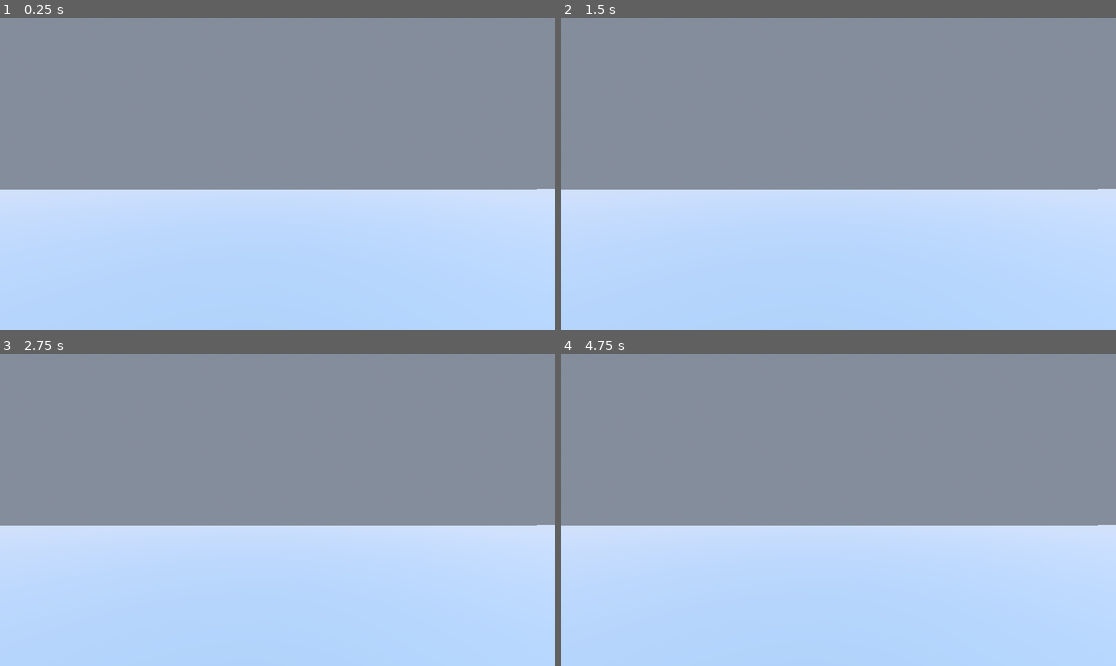
Above: before the commit, frames 1-4 (two rows, left to right).
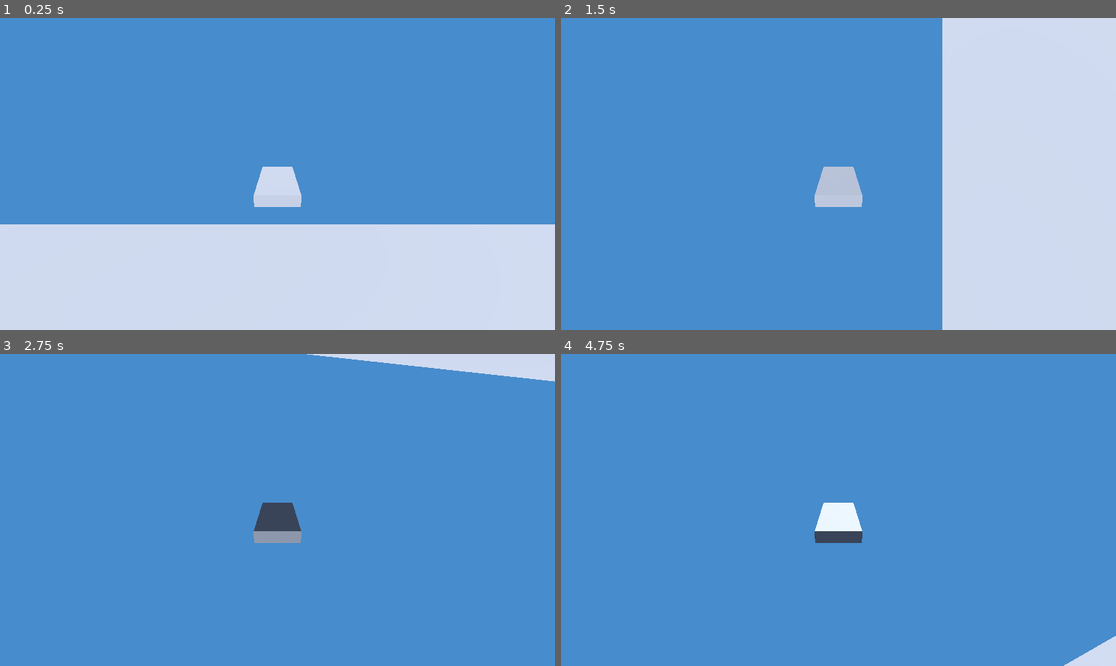
Above: after the commit, the same moments.

Repository: douglasvoight07-lang/cold-warrior-skies-of-iron
Game: Godot game, scene res://scenes/main.tscn
Same seed, same stepped clock (60 frames per second), same inputs: the game is played once before the commit and once after it.
Inputs:
- Up to frame 1 (0.25 s): no input
- Up to frame 2 (1.5 s): tap Enter at 0.5 s; hold E (roll_right) 0.53-1.28 s; hold G (afterburner) 0.53-1.28 s; hold S (pitch_down) from 1.28 s (still down); tap G (afterburner) at 1.35 s
- Up to frame 3 (2.75 s): release S (pitch_down) at 2.03 s; hold E (roll_right) from 2.03 s (still down); hold G (afterburner) from 2.03 s (still down); tap Space (fire_weapon) at 2.1 s
- Up to frame 4 (4.75 s): release E (roll_right) at 2.78 s; release G (afterburner) at 2.78 s; hold W (pitch_up) 2.78-3.53 s; tap G (afterburner) at 2.85, 4.55 s; tap Space (fire_weapon) at 3.5, 4.35 s; hold G (afterburner) 3.53-4.28 s; hold Q (roll_left) from 3.53 s (still down)

The runs differ from the first frame. In frame 1, 81% of the frame differs, in the area x 0-100%, y 0-100%; in frame 2, 88%; in frame 3, 100%; in frame 4, 100%.
Error before the commit: Parse Error: Static function "set_print_line_prefix()" not found in base "GDScriptNativeClass". (res://src/aircraft/aircraft.gd:48)

Commit message:
Fix flight loop and get first flyable build running
- Build world procedurally in main.gd (autoload) — avoids .tscn
  uid/script-linking issues that prevented scripts from attaching
- Fix flight_model.gd: cast all Dictionary lookups to float so
  GDScript type inference does not fail on Variant
- Fix roll direction (sign flip on forward-axis rotation)
- Start Phantom at 2000m, 250 m/s, 70% throttle so it holds altitude
- Switch sky to BG_COLOR (solid blue) — procedural sky was silently
  failing on Forward+ renderer; can be revisited later
- Throttle HUD output to once per second

Co-Authored-By: Claude Sonnet 4.6 <noreply@anthropic.com>

Diff:
--- a/project.godot
+++ b/project.godot
@@ -1,31 +1,35 @@
-; Engine configuration file — Godot 4.x
-; Edit via the Godot editor (Project > Project Settings) rather than directly.
+; Engine configuration file.
+; It's best edited using the editor UI and not directly,
+; since the parameters that go here are not all obvious.
+;
+; Format:
+;   [section] ; section goes between []
+;   param=value ; assign values to parameters
 
 config_version=5
+
+[animation]
+
+compatibility/default_parent_skeleton_in_mesh_instance_3d=true
 
 [application]
 
 config/name="Cold Warrior: Skies of Iron"
 config/description="Arcade military flight sim — Vietnam era"
 run/main_scene="res://scenes/main.tscn"
-config/features=PackedStringArray("4.3", "Forward Plus")
+config/features=PackedStringArray("4.6", "Forward Plus")
 
 [autoload]
 
 Config="*res://config.gd"
+Main="*res://scenes/main.gd"
 
 [display]
 
 window/size/viewport_width=1920
 window/size/viewport_height=1080
-window/size/resizable=true
 
 [input]
-
-; --- Flight controls (keyboard defaults) ---
-; W/S  = pitch up/down   Q/E = roll left/right
-; A/D  = yaw left/right  R/F = throttle up/down
-; G    = afterburner     Space = fire weapon
 
 pitch_up={
 "deadzone": 0.0,
@@ -77,7 +81,3 @@
 "events": [Object(InputEventKey,"resource_local_to_scene":false,"resource_name":"","device":-1,"window_id":0,"alt_press …(191 unchanged characters)…
 ]
 }
-
-[rendering]
-
-renderer/rendering_method="forward_plus"
--- /dev/null
+++ b/scenes/main.gd
@@ -0,0 +1,57 @@
+extends Node3D
+
+func _ready() -> void:
+	print("Main: _ready fired")
+	_setup_sky()
+	_setup_sun()
+	_setup_ground()
+	_setup_aircraft()
+	print("Main: world ready")
+
+func _setup_sky() -> void:
+	var env := Environment.new()
+	env.background_mode  = Environment.BG_COLOR
+	env.background_color = Color(0.28, 0.55, 0.80)   # solid blue — reliable on any renderer
+	env.ambient_light_source = Environment.AMBIENT_SOURCE_COLOR
+	env.ambient_light_color  = Color(0.6, 0.7, 0.9)
+	env.ambient_light_energy = 0.5
+
+	var we := WorldEnvironment.new()
+	we.environment = env
+	add_child(we)
+
+func _setup_sun() -> void:
+	var sun := DirectionalLight3D.new()
+	sun.light_energy     = 1.5
+	sun.shadow_enabled   = true
+	sun.rotation_degrees = Vector3(-45.0, 30.0, 0.0)
+	add_child(sun)
+
+func _setup_ground() -> void:
+	var mesh := PlaneMesh.new()
+	mesh.size = Vector2(40000.0, 40000.0)
+	var ground := MeshInstance3D.new()
+	ground.mesh = mesh
+	add_child(ground)
+
+func _setup_aircraft() -> void:
+	var phantom := Node3D.new()
+	phantom.name     = "Phantom"
+	phantom.position = Vector3(0.0, 2000.0, 0.0)
+
+	# Placeholder fuselage box
+	var box := BoxMesh.new()
+	box.size = Vector3(3.0, 0.8, 8.0)
+	var model := MeshInstance3D.new()
+	model.mesh = box
+	phantom.add_child(model)
+
+	# Chase camera — must be added before the script's _ready() fires
+	var cam := Camera3D.new()
+	cam.name    = "ChaseCamera"
+	cam.current = true
+	phantom.add_child(cam)
+
+	# Attach the flight script and spawn into the tree
+	phantom.set_script(load("res://src/aircraft/aircraft.gd"))
+	add_child(phantom)
--- a/scenes/main.tscn
+++ b/scenes/main.tscn
@@ -1,48 +1,3 @@
-[gd_scene load_steps=7 format=3 uid="uid://cold_warrior_main"]
+[gd_scene format=3]
 
-[ext_resource type="Script" path="res://src/aircraft/aircraft.gd" id="1_aircraft"]
-
-[sub_resource type="ProceduralSkyMaterial" id="ProceduralSkyMaterial_1"]
-sky_top_color = Color(0.08, 0.37, 0.67, 1)
-sky_horizon_color = Color(0.63, 0.82, 0.93, 1)
-ground_bottom_color = Color(0.2, 0.17, 0.13, 1)
-ground_horizon_color = Color(0.55, 0.55, 0.45, 1)
-
-[sub_resource type="Sky" id="Sky_1"]
-sky_material = SubResource("ProceduralSkyMaterial_1")
-
-[sub_resource type="Environment" id="Environment_1"]
-background_mode = 2
-sky = SubResource("Sky_1")
-ambient_light_source = 3
-ambient_light_energy = 0.3
-fog_enabled = true
-fog_density = 0.00008
-
-[sub_resource type="BoxMesh" id="BoxMesh_phantom"]
-size = Vector3(3.0, 0.8, 8.0)
-
-[sub_resource type="PlaneMesh" id="PlaneMesh_ground"]
-size = Vector2(20000.0, 20000.0)
-
-[node name="Main" type="Node3D"]
-
-[node name="WorldEnvironment" type="WorldEnvironment" parent="."]
-environment = SubResource("Environment_1")
-
-[node name="Sun" type="DirectionalLight3D" parent="."]
-transform = Transform3D(0.866025, -0.353553, 0.353553, 0, 0.707107, 0.707107, -0.5, -0.612372, 0.612372, 0, 1000, 0)
-light_energy = 1.5
-shadow_enabled = true
-
-[node name="Ground" type="MeshInstance3D" parent="."]
-mesh = SubResource("PlaneMesh_ground")
-
-[node name="Phantom" type="Node3D" parent="." script=ExtResource("1_aircraft")]
-transform = Transform3D(1, 0, 0, 0, 1, 0, 0, 0, 1, 0, 300, 0)
-
-[node name="Model" type="MeshInstance3D" parent="Phantom"]
-mesh = SubResource("BoxMesh_phantom")
-
-[node name="ChaseCamera" type="Camera3D" parent="Phantom"]
-current = true
+[node name="World" type="Node3D"]
--- a/src/aircraft/aircraft.gd
+++ b/src/aircraft/aircraft.gd
@@ -9,6 +9,7 @@
 
 var _model: FlightModel
 var _input: HotasInput
+var _hud_timer: float = 0.0
 
 @onready var _camera: Camera3D = $ChaseCamera
 
@@ -25,8 +26,11 @@
 	_camera.position      = Vector3(0.0, 5.0, 16.0)
 	_camera.rotation_degrees = Vector3(-15.0, 0.0, 0.0)
 
-	print("Aircraft online — %s" % name)
-	print("Speed: 0  Alt: %.0f m  Throttle: 0%%" % position.y)
+	# 250 m/s is where lift_factor balances gravity in config.gd
+	_model.velocity = Vector3(0.0, 0.0, -250.0)
+	_model.throttle = 0.7
+
+	print("Aircraft online — %s | Alt %.0f m" % [name, position.y])
 
 func _physics_process(delta: float) -> void:
 	transform = _model.tick(
@@ -38,15 +42,16 @@
 		_input.afterburner(),
 		delta
 	)
-	_print_hud()
+	_hud_timer += delta
+	if _hud_timer >= 1.0:
+		_hud_timer = 0.0
+		_print_hud()
 
 func _print_hud() -> void:
-	# Temporary console HUD until a proper UI exists
-	var spd  := _model.velocity.length()
-	var alt  := position.y
-	var thr  := _model.throttle * 100.0
-	Engine.set_print_line_prefix("")  # no timestamp noise
-	print_rich("[color=cyan]SPD[/color] %5.0f m/s  [color=yellow]ALT[/color] %6.0f m  [color=green]THR[/color] %3.0f%%\r" \
+	var spd := _model.velocity.length()
+	var alt := position.y
+	var thr := _model.throttle * 100.0
+	print_rich("[color=cyan]SPD[/color] %5.0f m/s  [color=yellow]ALT[/color] %6.0f m  [color=green]THR[/color] %3.0f%%" \
 		% [spd, alt, thr])
 
 # --- Public accessors (for HUD, AI, damage system) ---
--- a/src/flight/flight_model.gd
+++ b/src/flight/flight_model.gd
@@ -6,11 +6,9 @@
 # Design choices:
 #   - Forces expressed in m/s² (already per unit mass) to keep math readable.
 #   - Lift scales with speed² and degrades near stall and when banked.
-#   - Drag opposes velocity vector (not just forward), so sideslip costs energy.
+#   - Drag opposes the velocity vector, so sideslip costs energy.
 #   - Angular rates applied directly to basis — no rotational inertia tensor.
 #     This is intentional: it gives the arcade feel (responsive, not sluggish).
-#   - Caller owns and passes the Transform3D each tick; model is stateless
-#     except for velocity and throttle position.
 
 const GRAVITY := Vector3(0.0, -9.81, 0.0)
 
@@ -34,47 +32,44 @@
 
 	_step_throttle(throttle_delta, delta)
 
-	# Basis vectors in world space
 	var forward := -xform.basis.z
 	var up      :=  xform.basis.y
 	var right   :=  xform.basis.x
 
 	# --- Rotation ---
-	# Rates in radians for this tick
-	var p := deg_to_rad(stats.pitch_rate) * pitch_in * delta
-	var r := deg_to_rad(stats.roll_rate)  * roll_in  * delta
-	var y := deg_to_rad(stats.yaw_rate)   * yaw_in   * delta
+	var p: float = deg_to_rad(float(stats["pitch_rate"])) * pitch_in * delta
+	var r: float = deg_to_rad(float(stats["roll_rate"]))  * roll_in  * delta
+	var y: float = deg_to_rad(float(stats["yaw_rate"]))   * yaw_in   * delta
 
 	xform.basis = (xform.basis
 		.rotated(right,   -p)
-		.rotated(forward, -r)
+		.rotated(forward,  r)
 		.rotated(up,      -y)
 		.orthonormalized())
 
-	# Recompute after rotation
 	forward = -xform.basis.z
 	up      =  xform.basis.y
 
 	# --- Forces ---
-	var speed := velocity.length()
+	var speed: float = velocity.length()
 
-	var thrust := stats.max_thrust * throttle
+	var thrust: float = float(stats["max_thrust"]) * throttle
 	if afterburner:
-		thrust *= stats.afterburner_multiplier
+		thrust *= float(stats["afterburner_multiplier"])
 
 	# Lift acts in aircraft-up direction; falls off when banked or near stall.
-	var lift := stats.lift_factor * speed * speed
+	var lift: float = float(stats["lift_factor"]) * speed * speed
 	lift *= clamp(up.dot(Vector3.UP), 0.0, 1.0)
-	if speed < stats.stall_speed:
-		lift *= speed / stats.stall_speed   # smooth stall onset
+	if speed < float(stats["stall_speed"]):
+		lift *= speed / float(stats["stall_speed"])   # smooth stall onset
 
 	# Drag opposes the velocity vector.
 	var drag := Vector3.ZERO
 	if speed > 0.01:
-		drag = -velocity.normalized() * stats.drag_factor * speed * speed
+		drag = -velocity.normalized() * float(stats["drag_factor"]) * speed * speed
 
-	var accel := forward * thrust + up * lift + drag + GRAVITY
-	velocity = (velocity + accel * delta).limit_length(stats.max_speed)
+	var accel: Vector3 = forward * thrust + up * lift + drag + GRAVITY
+	velocity = (velocity + accel * delta).limit_length(float(stats["max_speed"]))
 	xform.origin += velocity * delta
 
 	return xform
@@ -82,5 +77,4 @@
 # --- Private ---
 
 func _step_throttle(delta_in: float, delta: float) -> void:
-	# Half a full sweep per second at full input
 	throttle = clamp(throttle + delta_in * 0.5 * delta, 0.0, 1.0)
